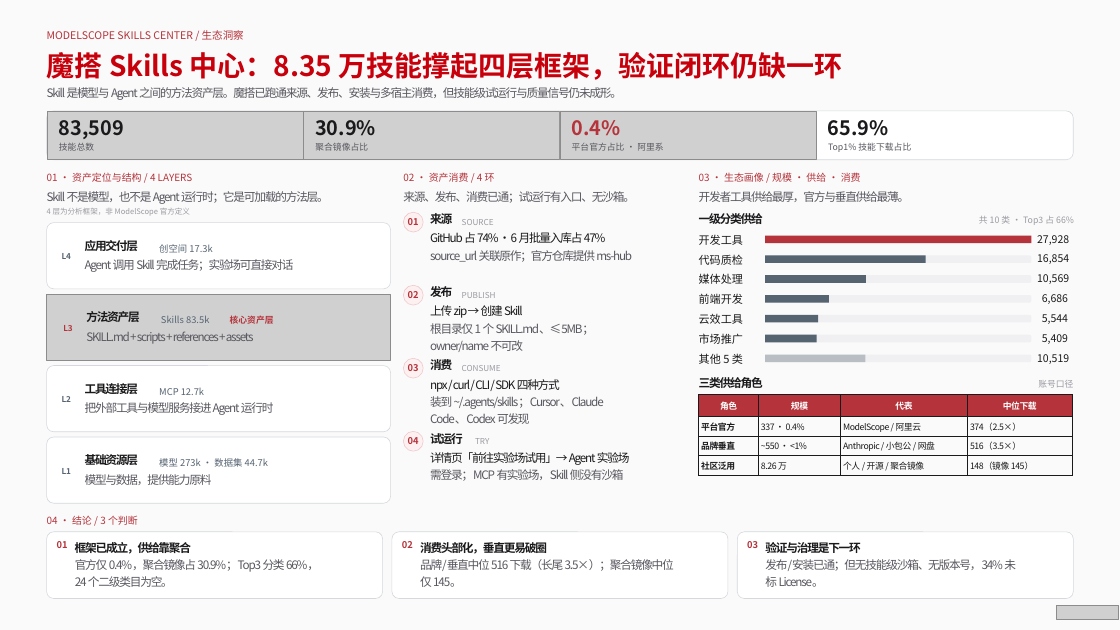
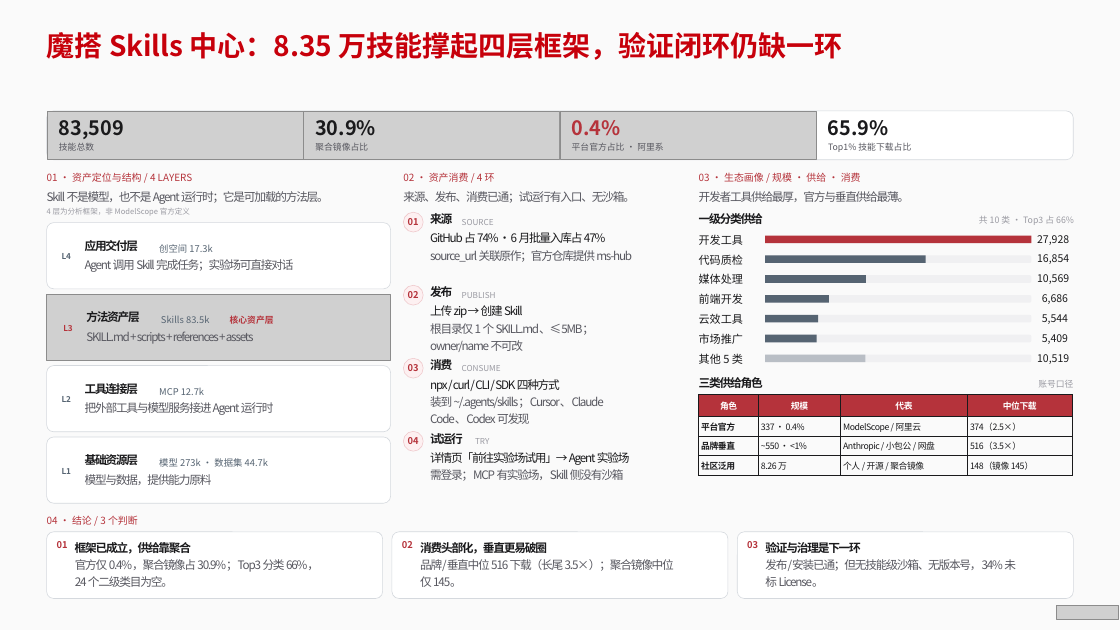
Before and after one commit to lzyu/skill-research-ppt, a slide deck: slide 2 of skill-final-v1.pptx (slide 1 before the commit). Drawn at 1120x630 pixels with LibreOffice and Linux fonts; fonts in the diff are those of the drawing; grey boxes stand for pictures. Boxes give left, top, right and bottom in pixels: in the first picture for what was removed or moved away, otherwise in the second. Text is boxed around its words. In the diff, an @@ line names an element or a change of style, - is before the commit and + after.

Commit message:
Refine Skill lifecycle page and Zhiguoyuan example

```diff
--- a/skill-final-v1.pptx
+++ b/skill-final-v1.pptx
@@ text "魔搭 Skills 中心：8.35 万技能撑起四层框架，验证闭环仍缺一环": place and size @@
-text "魔搭 Skills 中心：8.35 万技能撑起四层框架，验证闭环仍缺一环" at [47,52,843,80]
+text "魔搭 Skills 中心：8.35 万技能撑起四层框架，验证闭环仍缺一环" at [47,32,843,60]
@@ text removed at [47,30,244,40] @@
-MODELSCOPE SKILLS CENTER / 生态洞察
@@ text removed at [47,87,622,100] @@
-Skill 是模型与 Agent 之间的方法资产层。魔搭已跑通来源、发布、安装与多宿主消费，但技能级试运行与质量信号仍未成形。
```
Also in this commit, not shown: 18 other slides changed, 1 slide added, 1 slide removed, 5 other files.
